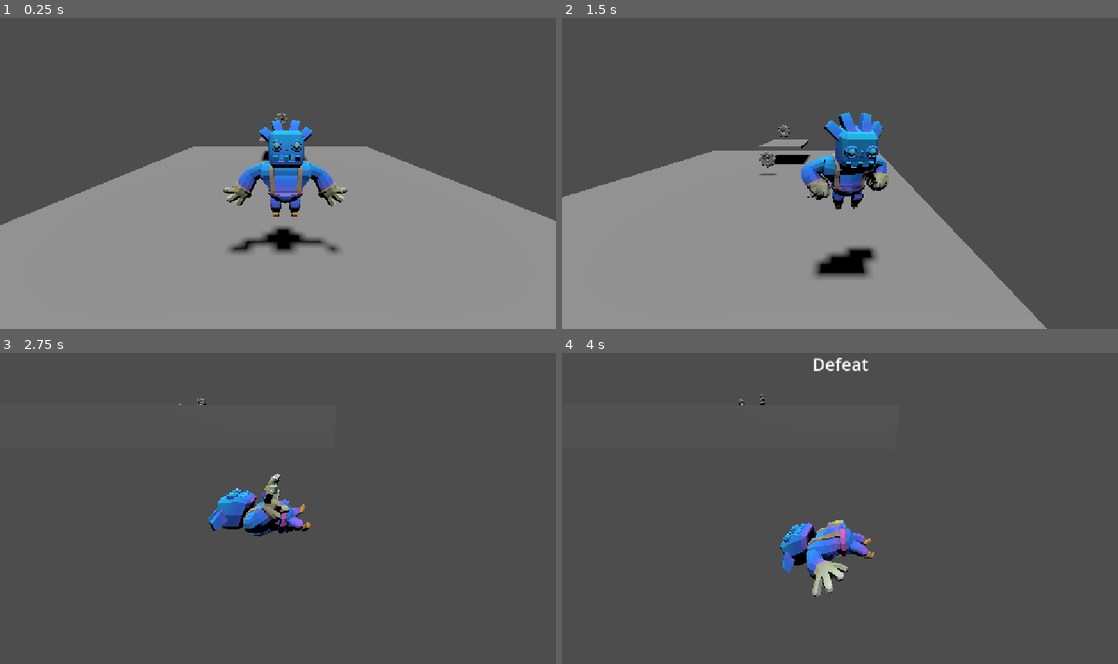
Above: before the commit, frames 1-4 (two rows, left to right).
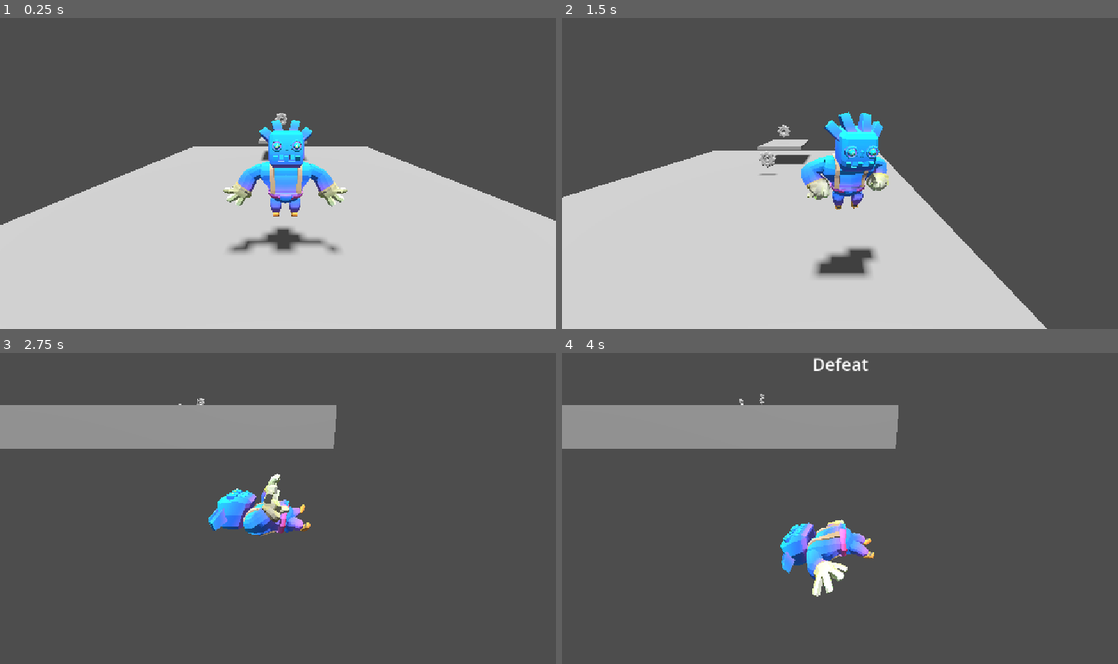
Above: after the commit, the same moments.

Repository: TimurBysky/3D-Platformer-with-Basic-Elements
Game: Godot game, scene res://main.tscn
Two runs of this game, one before a commit and one after it. Both use one fixed random seed, a clock stepped at 60 frames per second and the inputs below.
Inputs:
- Up to frame 1 (0.25 s): no input
- Up to frame 2 (1.5 s): hold D (right) 0.53-1.28 s; tap Space (jump) at 0.77 s; hold S (backward) from 1.28 s (still down)
- Up to frame 3 (2.75 s): tap Space (jump) at 1.52 s; release S (backward) at 2.03 s; hold D (right) from 2.03 s (still down)
- Up to frame 4 (4 s): release D (right) at 2.78 s; hold W (forward) 2.78-3.53 s; tap Space (jump) at 3.02, 3.77 s; hold A (left) from 3.53 s (still down)

The runs differ from the first frame. In frame 1, 51% of the frame differs, in the area x 0-100%, y 30-100%; in frame 2, 40%; in frame 3, 10%; in frame 4, 11%.

Commit message:
Улучшено освещение

Diff:
--- a/level_script.gd
+++ b/level_script.gd
@@ -5,7 +5,7 @@
 var await_time: float = 3.0
 
 func _ready() -> void:
-	YandexSDK.init_game()
+	await YandexSDK.init_game()
 
 func change_level():
 	var timer = get_tree().create_timer(await_time)
--- a/main.tscn
+++ b/main.tscn
@@ -6,6 +6,11 @@
 [ext_resource type="PackedScene" uid="uid://cfn8nw30jg268" path="res://player.tscn" id="2_h2yge"]
 [ext_resource type="PackedScene" uid="uid://dbu4vboc50wuj" path="res://coin.tscn" id="6_272bh"]
 [ext_resource type="PackedScene" uid="uid://c8he2q66jk62n" path="res://light.tscn" id="7_272bh"]
+
+[sub_resource type="Environment" id="Environment_7mycd"]
+ambient_light_source = 2
+ambient_light_color = Color(1, 1, 1, 1)
+ambient_light_energy = 0.2
 
 [node name="Main" type="Node3D"]
 script = ExtResource("1_1bvp3")
@@ -28,4 +33,7 @@
 [node name="Light" parent="." instance=ExtResource("7_272bh")]
 transform = Transform3D(1, 0, 0, 0, 0.276543, 0.961002, 0, -0.961002, 0.276543, -0.616969, 4.62711, -11.0901)
 
+[node name="WorldEnvironment" type="WorldEnvironment" parent="."]
+environment = SubResource("Environment_7mycd")
+
 [connection signal="coin_collected" from="Player" to="Node3D" method="update_coin_count"]
Not shown, changed: export_presets.cfg
Not shown: 1 places in main.tscn that only renumber resources
